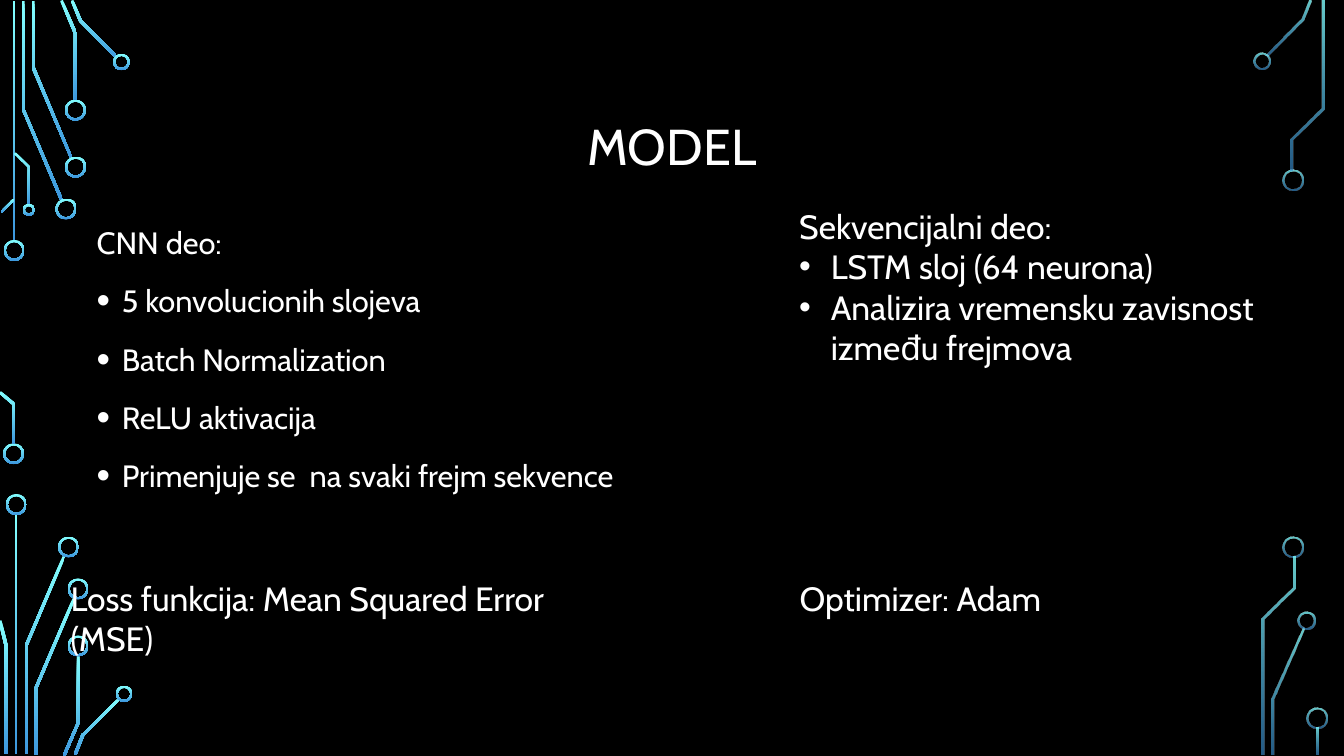
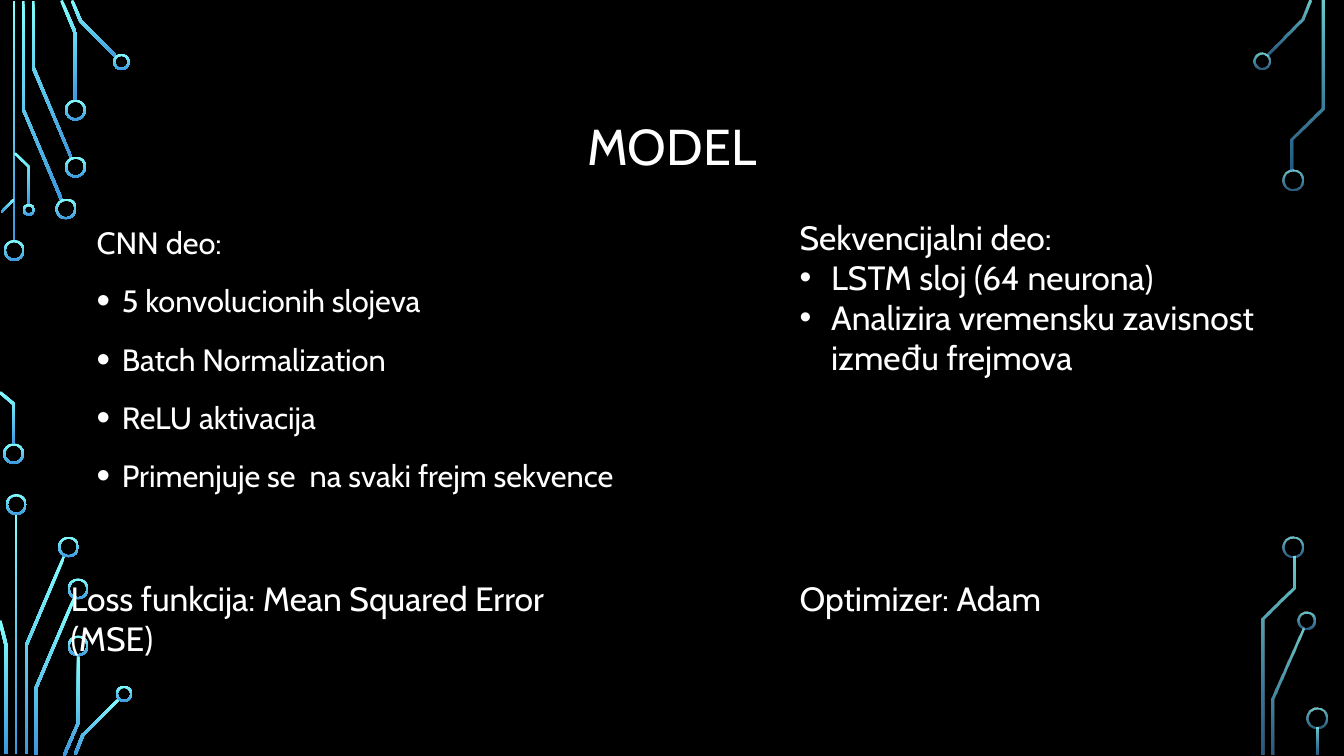
Before and after one commit to jglintic/duboko_ucenje, a slide deck: slide 8 of dubuko_ucenje_projekat_ppt.pptx. Drawn at 1344x756 pixels with LibreOffice and Linux fonts; fonts in the diff are those of the drawing; background and template pictures are left out. Boxes give left, top, right and bottom in pixels: in the first picture for what was removed or moved away, otherwise in the second. Text is boxed around its words. In the diff, an @@ line names an element or a change of style, - is before the commit and + after.

```diff
--- a/dubuko_ucenje_projekat_ppt.pptx
+++ b/dubuko_ucenje_projekat_ppt.pptx
@@ text "Sekvencijalni deo:": place and size @@
-text "Sekvencijalni deo:" at box(799, 213, 1253, 368)
+text "Sekvencijalni deo:" at box(800, 224, 1254, 378)
```
Also in this commit, not shown: 13 other slides changed, 1 slide added, 1 slide removed.
